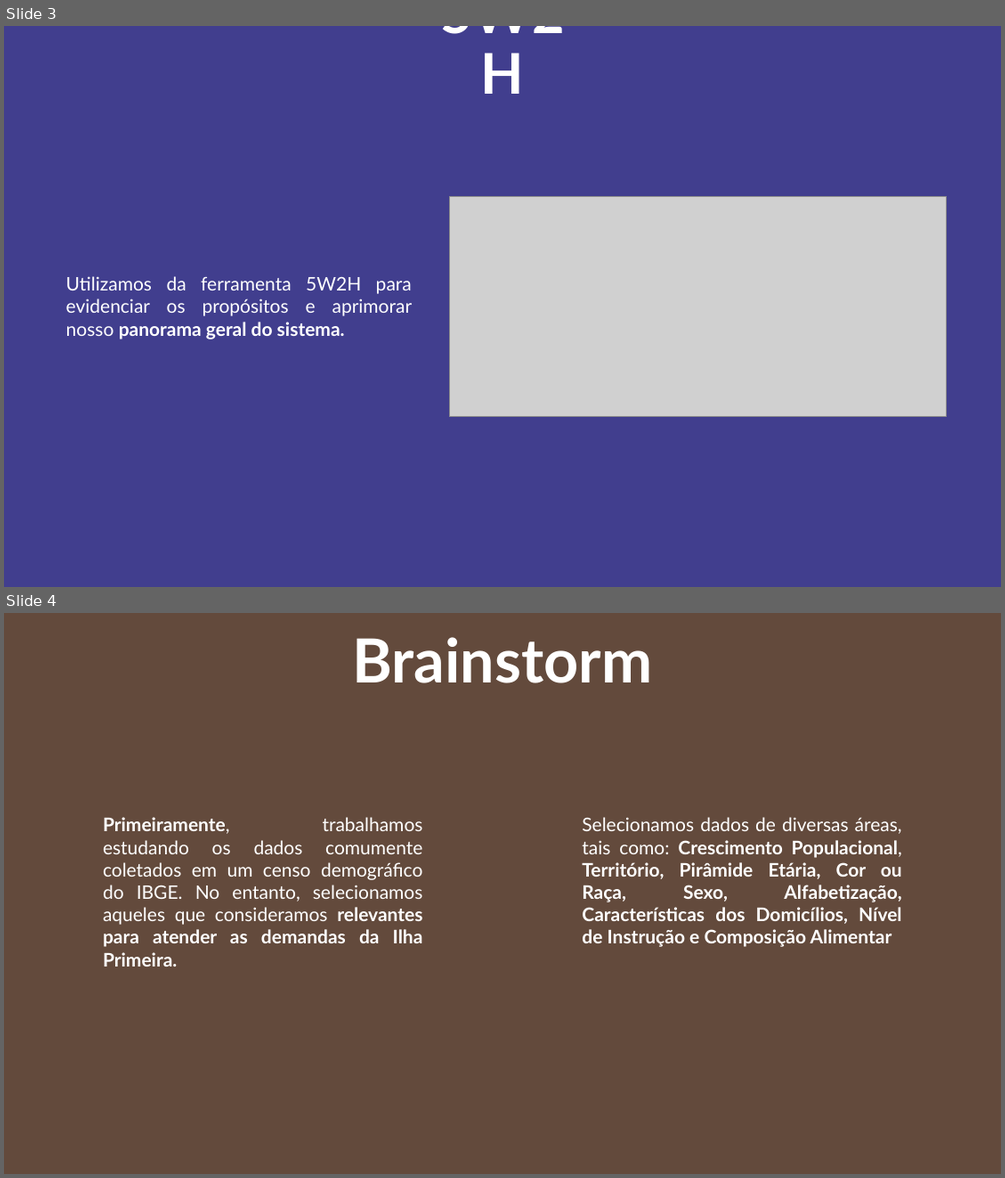
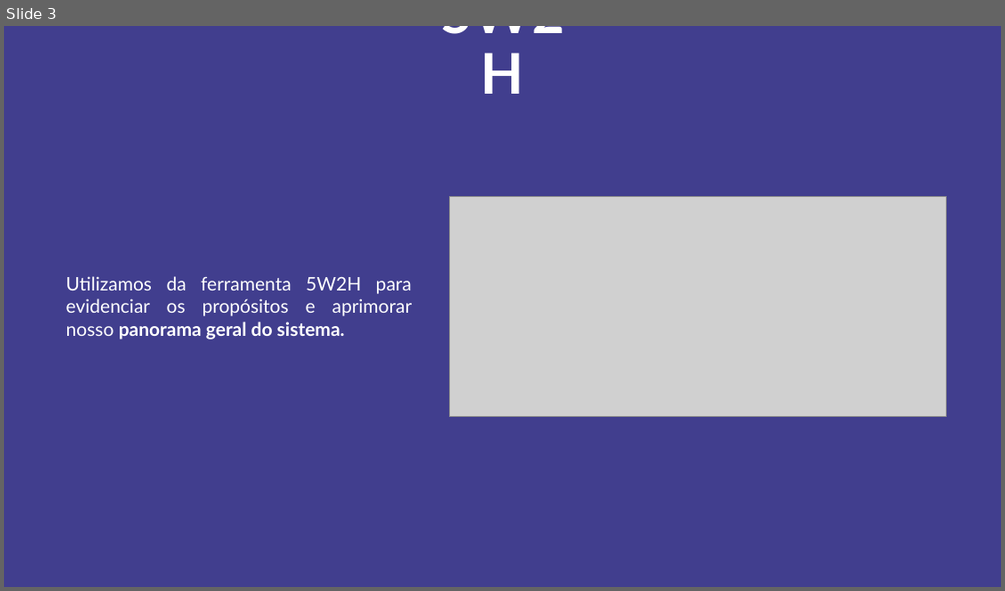
Before and after one commit to Projetos-de-Extensao/PBE_25.1_8002_QuarterBackers, a slide deck: docs/assets/QuarterBackers-AP1.pptx. Shown one above the other, each under a label of ours: slides 3 and 4 before the commit, slide 3 after it. The pictures are 1005x1178 and 1005x591 pixels, drawn with LibreOffice and Linux fonts; fonts in the diff are those of the drawing; grey boxes stand for pictures. Boxes give left, top, right and bottom in pixels: in the first picture for what was removed or moved away, otherwise in the second. Text is boxed around its words. In the diff, an @@ line names an element or a change of style, - is before the commit and + after.

```diff
--- a/docs/assets/QuarterBackers-AP1.pptx
+++ b/docs/assets/QuarterBackers-AP1.pptx
@@ slide 4 removed at bbox=[4, 613, 1001, 1174], background #634A3C @@
@@ text removed at bbox=[352, 637, 652, 683] @@
-Brainstorm
@@ text removed at bbox=[103, 817, 423, 947] @@
-Primeiramente, trabalhamos estudando os dados comumente coletados em um censo demográfico do IBGE. No entanto, selecionamos aqueles que consideramos relevantes para atender as demandas da Ilha Primeira.
@@ text removed at bbox=[582, 817, 902, 947] @@
-Selecionamos dados de diversas áreas, tais como: Crescimento Populacional, Território, Pirâmide Etária, Cor ou Raça, Sexo, Alfabetização, Características dos Domicílios, Nível de Instrução e Composição Alimentar
```
Also in this commit, not shown: 2 slides added, 1 other slide removed.
